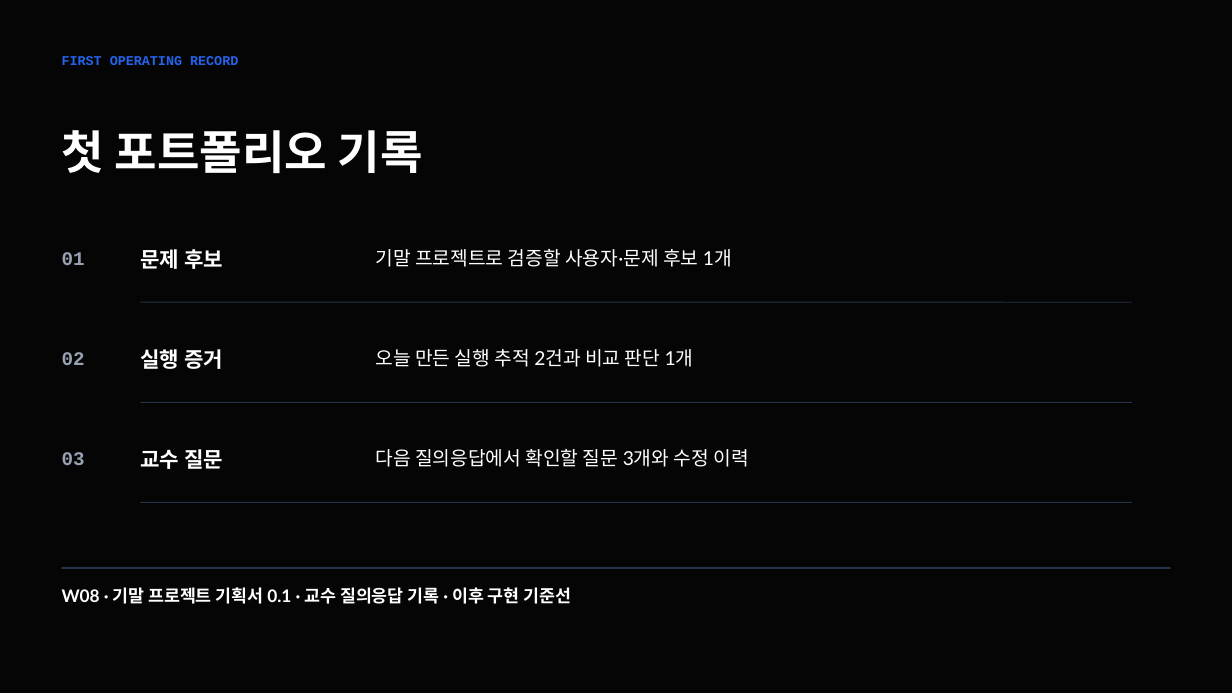
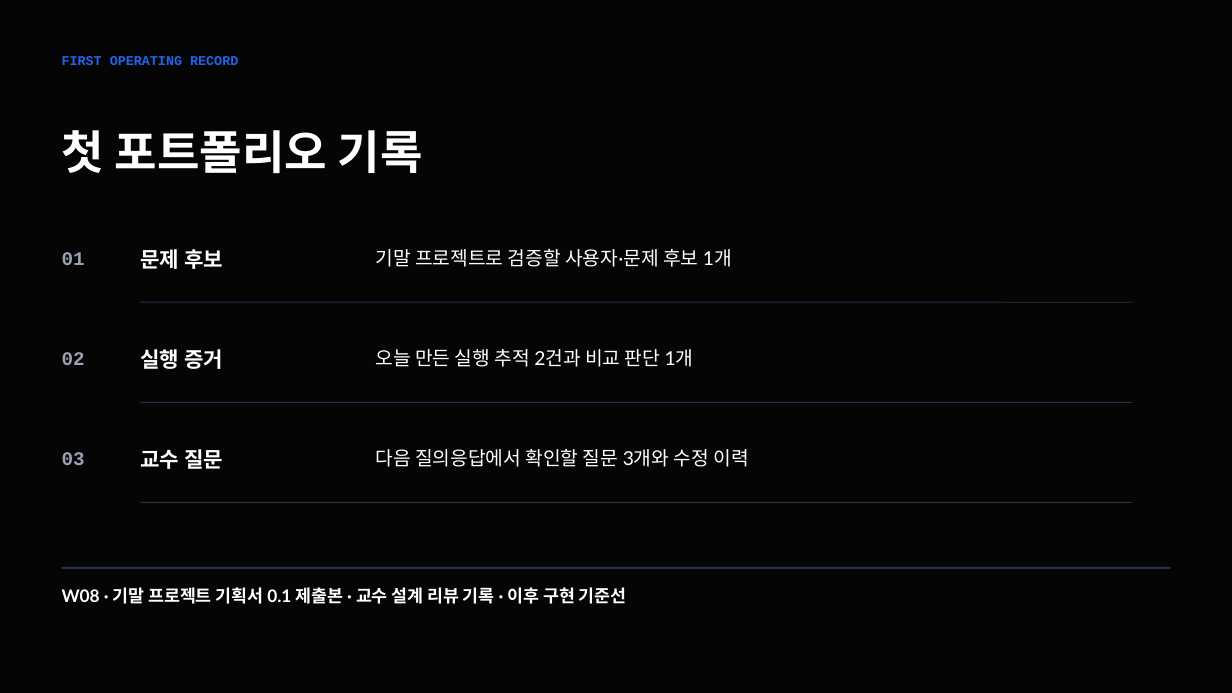
Before and after one commit to smilesjcha/llmops-16week, a slide deck: slide 80 of week01/lecture/01_week1_llmops_kickoff.pptx. Drawn at 1232x693 pixels with LibreOffice and Linux fonts; fonts in the diff are those of the drawing. Boxes give left, top, right and bottom in pixels: in the first picture for what was removed or moved away, otherwise in the second. Text is boxed around its words. In the diff, an @@ line names an element or a change of style, - is before the commit and + after.

```diff
--- a/week01/lecture/01_week1_llmops_kickoff.pptx
+++ b/week01/lecture/01_week1_llmops_kickoff.pptx
@@ text at [62, 587, 627, 604]: text changed @@
-W08 · 기말 프로젝트 기획서 0.1 · 교수 질의응답 기록 · 이후 구현 기준선
+W08 · 기말 프로젝트 기획서 0.1 제출본 · 교수 설계 리뷰 기록 · 이후 구현 기준선
```
Also in this commit, not shown: 12 other slides changed, 3 slides added, 3 slides removed, 16 other files.
